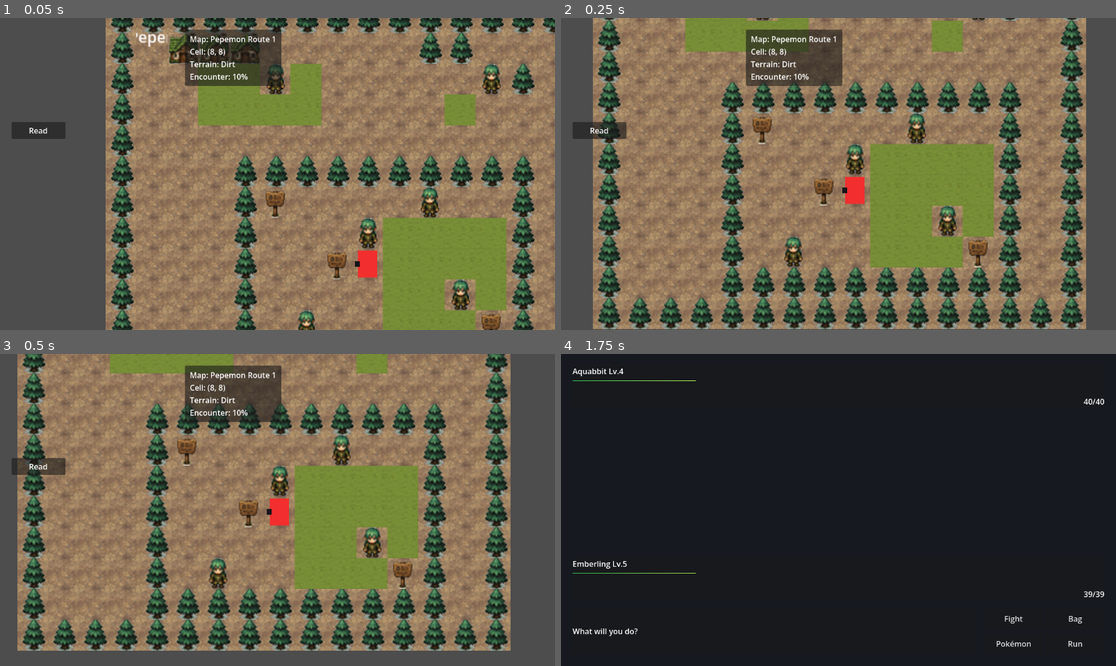
Above: before the commit, frames 1-4 (two rows, left to right).
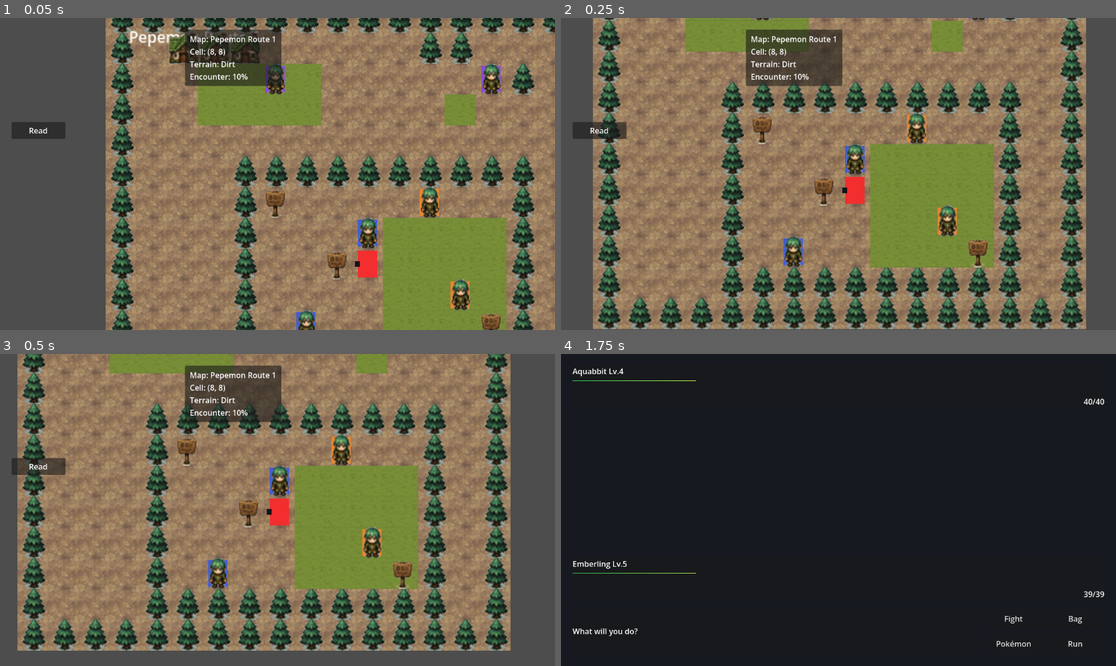
Above: after the commit, the same moments.

Repository: CHEESEMARSHALL/pepemon
Game: Godot game, scene res://scenes/game/GameRoot.tscn
The game is run twice, just before and just after one commit, with the same random seed, the same clock (stepped at 60 frames per second) and the same inputs.
Inputs (mouse positions are in pixels of both pictures, inside the frame that each line leads up to):
- Up to frame 1 (0.05 s): no input
- Up to frame 2 (0.25 s): no input
- Up to frame 3 (0.5 s): no input
- Up to frame 4 (1.75 s): tap Enter (ui_accept) at 0.5, 0.77 s; move the mouse to (960, 494) at 0.52 s; hold Right (ui_right) 0.53-1.25 s; click (960, 494) at 0.67 s; drag from (727, 525) to (810, 572) at 1.27 s

The runs differ from the first frame. In frame 1, 1.1% of the frame differs, in the area x 20-94%, y 0-100%; in frame 2, 0.9%; in frame 3, 0.9%; in frame 4, nothing differs.

Commit message:
Preserve authored overlays under dynamic objects

Diff:
--- a/scenes/overworld/Overworld.gd
+++ b/scenes/overworld/Overworld.gd
@@ -44,6 +44,8 @@
 @onready var _interactables := %Interactables as Node2D
 
 var _interactables_by_cell: Dictionary = {}
+var _authored_overlay_atlas_by_cell: Dictionary = {}
+var _dynamic_overlay_cells: Dictionary = {}
 var _defeated_interactable_ids: Array[String] = []
 var _collected_interactable_ids: Array[String] = []
 var _active_sight_trainer_id := ""
@@ -87,6 +89,8 @@
 
 	_ensure_tile_map_layers()
 	_ground_tile_map.clear()
+	_authored_overlay_atlas_by_cell.clear()
+	_dynamic_overlay_cells.clear()
 
 	if map_data == null:
 		push_error("Overworld requires map_data.")
@@ -110,7 +114,9 @@
 				var overlay_code := str(map_data.get_overlay_tile_code(cell))
 
 				if not overlay_code.is_empty():
-					_ground_tile_map.set_cell(OVERLAY_LAYER, cell, SOURCE_ID, _get_tile_atlas_coords(overlay_code))
+					var overlay_atlas_coords := _get_tile_atlas_coords(overlay_code)
+					_authored_overlay_atlas_by_cell[cell] = overlay_atlas_coords
+					_ground_tile_map.set_cell(OVERLAY_LAYER, cell, SOURCE_ID, overlay_atlas_coords)
 
 	var start_cell: Vector2i = player_start_cell_override if player_start_cell_override != Vector2i(-999, -999) else map_data.player_start_cell
 	_player.global_position = _ground_tile_map.to_global(_ground_tile_map.map_to_local(start_cell))
@@ -231,7 +237,28 @@
 		_interactables_by_cell[child.grid_cell] = child
 
 		if child.blocks_movement:
-			_ground_tile_map.set_cell(OVERLAY_LAYER, child.grid_cell, SOURCE_ID, NPC_TILE)
+			_set_dynamic_overlay_tile(child.grid_cell, NPC_TILE)
+
+
+func _set_dynamic_overlay_tile(cell: Vector2i, atlas_coords: Vector2i) -> void:
+	if _ground_tile_map == null:
+		return
+
+	_dynamic_overlay_cells[cell] = atlas_coords
+	_ground_tile_map.set_cell(OVERLAY_LAYER, cell, SOURCE_ID, atlas_coords)
+
+
+func _clear_dynamic_overlay_tile(cell: Vector2i) -> void:
+	if _ground_tile_map == null:
+		return
+
+	_dynamic_overlay_cells.erase(cell)
+
+	if _authored_overlay_atlas_by_cell.has(cell):
+		_ground_tile_map.set_cell(OVERLAY_LAYER, cell, SOURCE_ID, _authored_overlay_atlas_by_cell[cell])
+		return
+
+	_ground_tile_map.erase_cell(OVERLAY_LAYER, cell)
 
 
 func _spawn_interactables_from_map_data() -> void:
--- a/scripts/tests/ValidateOverworldContent.gd
+++ b/scripts/tests/ValidateOverworldContent.gd
@@ -238,6 +238,8 @@
 	_validate_tile_terrain(tile_map, 1, Vector2i(2, 1), "House", true)
 	_validate_tile_terrain(tile_map, 0, Vector2i(12, 10), "Grass", false)
 	_validate_tile_terrain(tile_map, 1, Vector2i(12, 10), "Sign", true)
+	await _validate_dynamic_overlay_restore(overworld, tile_map, Vector2i(12, 10), "Sign")
+	await _validate_dynamic_overlay_clear(overworld, tile_map, Vector2i(9, 8))
 	var follow_camera := player.get_node_or_null("FollowCamera") as Camera2D
 
 	if follow_camera == null or not follow_camera.enabled:
@@ -835,6 +837,29 @@
 	return false
 
 
+func _validate_dynamic_overlay_restore(overworld: Node, tile_map: TileMap, cell: Vector2i, expected_restored_terrain: String) -> void:
+	overworld.call("_set_dynamic_overlay_tile", cell, Vector2i(4, 0))
+	await process_frame
+	_validate_tile_terrain(tile_map, 1, cell, "NPC", true)
+	overworld.call("_clear_dynamic_overlay_tile", cell)
+	await process_frame
+	_validate_tile_terrain(tile_map, 1, cell, expected_restored_terrain, true)
+
+
+func _validate_dynamic_overlay_clear(overworld: Node, tile_map: TileMap, cell: Vector2i) -> void:
+	overworld.call("_set_dynamic_overlay_tile", cell, Vector2i(4, 0))
+	await process_frame
+	_validate_tile_terrain(tile_map, 1, cell, "NPC", true)
+	overworld.call("_clear_dynamic_overlay_tile", cell)
+	await process_frame
+
+	var tile_data := tile_map.get_cell_tile_data(1, cell)
+
+	if tile_data != null:
+		push_error("Dynamic overlay clear should leave no object tile at %s." % str(cell))
+		quit(1)
+
+
 func _validate_debug_hud(debug_label: Label, expected_map_name: String, expected_cell: Vector2i, expected_terrain: String, expected_encounter_percent: int) -> void:
 	if debug_label == null:
 		push_error("Overworld debug HUD label was not found.")
Binary file changed: assets/tiles/route1/route1_tiles.png
